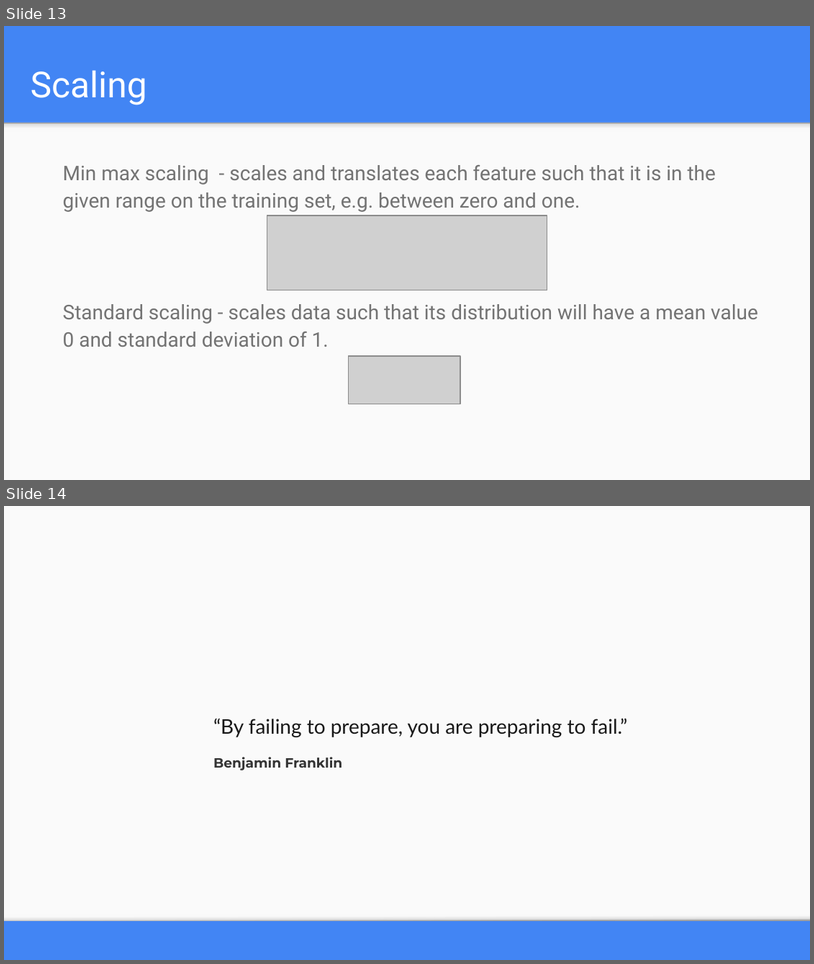
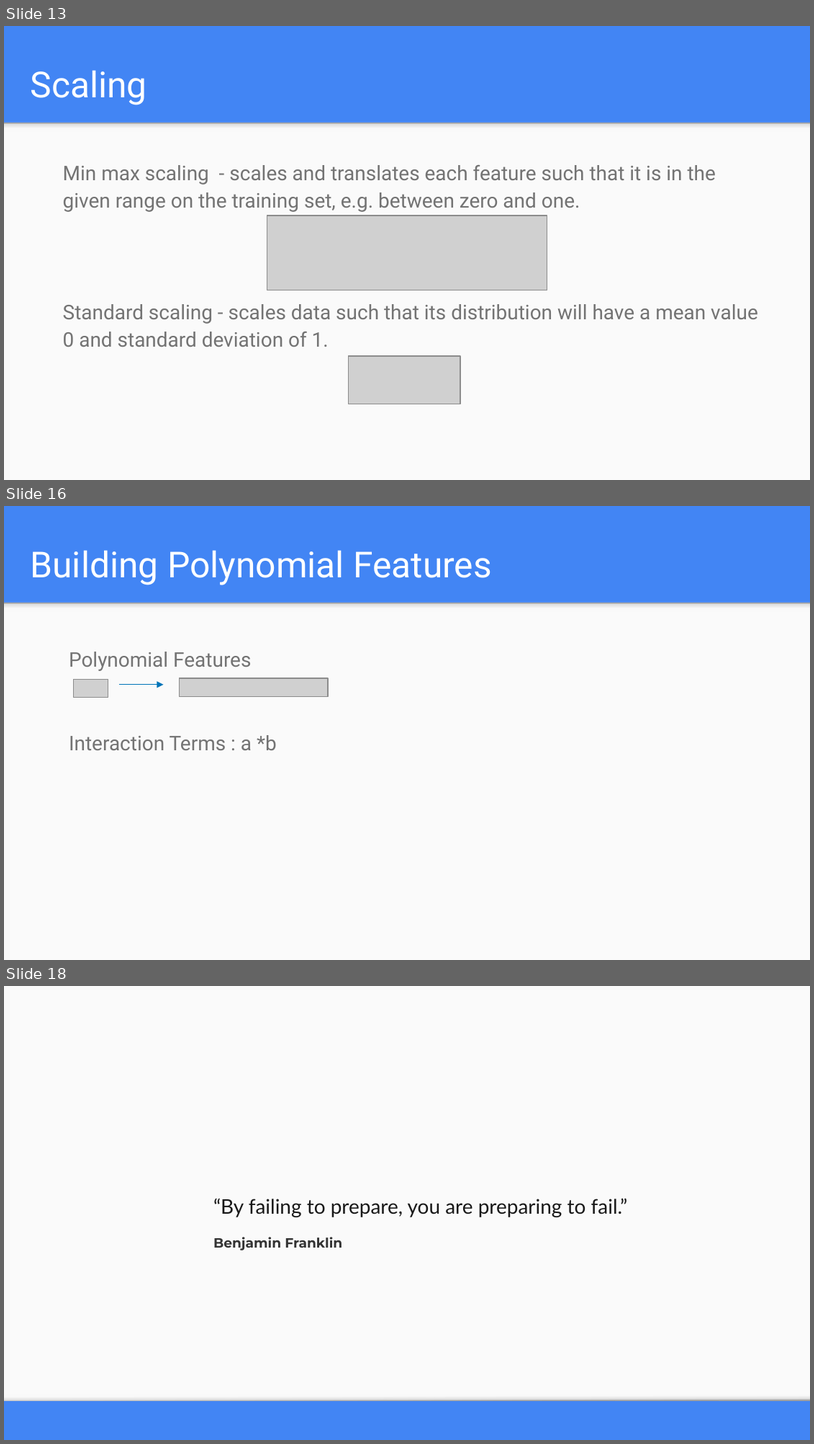
Before and after one commit to yantraguru/ml_course_2019, a slide deck: week 03/Week 03_Preprocessing.pptx. Shown one above the other, each under a label of ours: slides 13 and 14 before the commit, slides 13, 16 and 18 after it; the slides between them are not shown. The pictures are 814x964 and 814x1444 pixels, drawn with LibreOffice and Linux fonts; fonts in the diff are those of the drawing; grey boxes stand for pictures. Boxes give left, top, right and bottom in pixels: in the first picture for what was removed or moved away, otherwise in the second. Text is boxed around its words. In the diff, an @@ line names an element or a change of style, - is before the commit and + after.

```diff
--- a/week 03/Week 03_Preprocessing.pptx
+++ b/week 03/Week 03_Preprocessing.pptx
@@ slide 16 added at bbox=[4, 506, 810, 960], background #4285F4; not listed: 2 template elements that a slide beside it also shows @@
@@ title added at bbox=[31, 550, 492, 585], 32 pt, text #FFFFFF @@
+Building Polynomial Features
@@ text added at bbox=[69, 651, 277, 750], 18 pt, text #737373 @@
+Polynomial Features
+Interaction Terms : a *b
@@ picture added at bbox=[179, 678, 327, 696] @@
@@ picture added at bbox=[73, 679, 108, 697] @@
@@ arrow added from (119, 685) to (164, 685), #0075BB 0.75 pt @@
@@ what was slide 14 is now slide 18 @@
```
Also in this commit, not shown: 1 slide changed, 3 other slides added, 7 other files.
